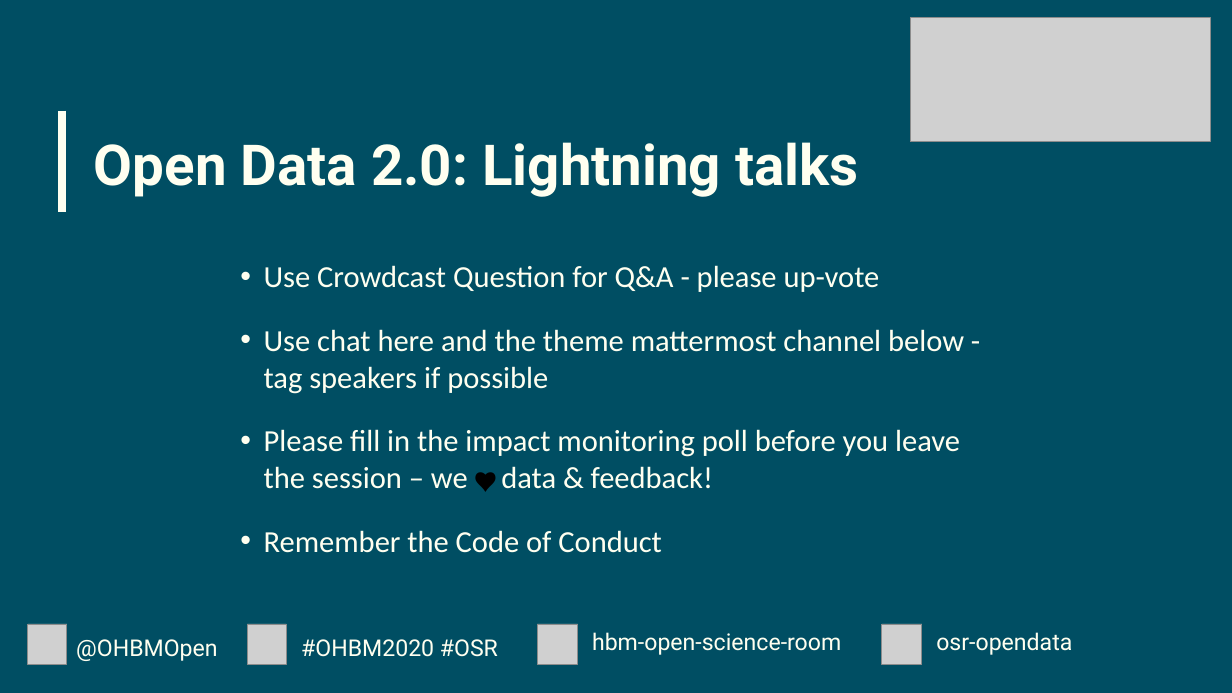
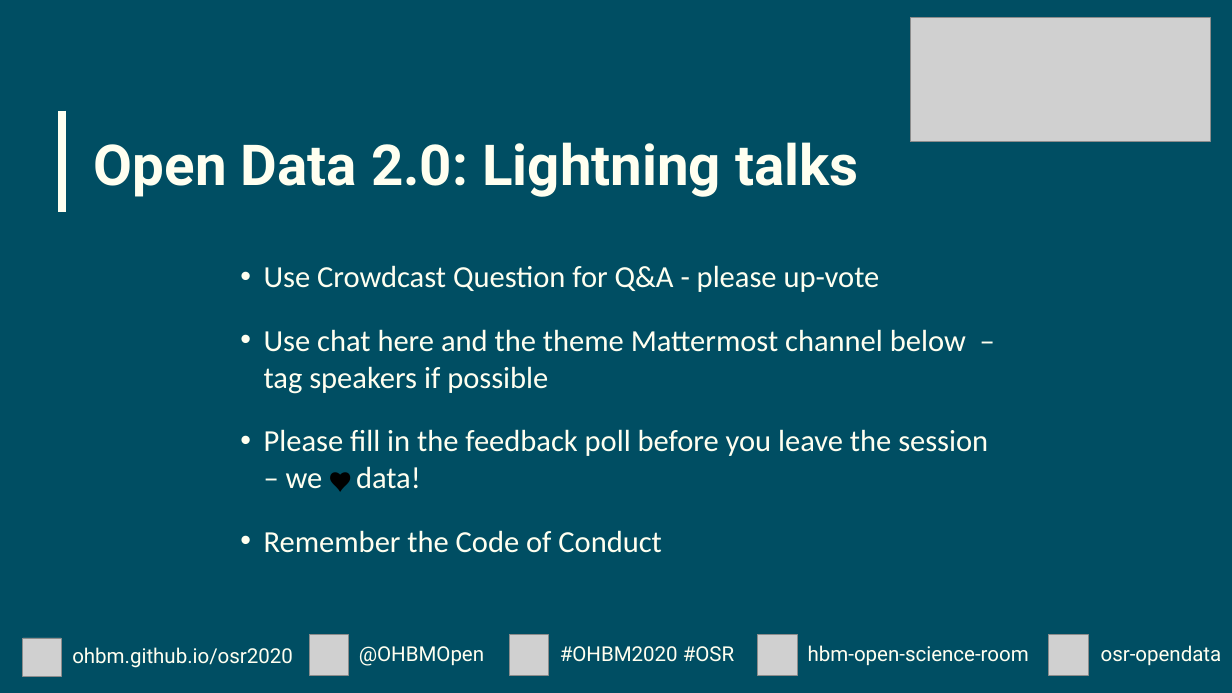
Before and after one commit to ohbm/osr2020, a slide deck: slide 4 of img/IntroSplashScreens.pptx. Drawn at 1232x693 pixels with LibreOffice and Linux fonts; fonts in the diff are those of the drawing; grey boxes stand for pictures. Boxes give left, top, right and bottom in pixels: in the first picture for what was removed or moved away, otherwise in the second. Text is boxed around its words. In the diff, an @@ line names an element or a change of style, - is before the commit and + after.

```diff
--- a/img/IntroSplashScreens.pptx
+++ b/img/IntroSplashScreens.pptx
@@ text at (264, 329, 988, 489): text changed @@
-• Use chat here and the theme mattermost channel below - tag speakers if possible
-• Please fill in the impact monitoring poll before you leave the session – we ♥️ data & feedback!
+• Use chat here and the theme Mattermost channel below – tag speakers if possible
+• Please fill in the feedback poll before you leave the session – we ♥️ data!
@@ picture added at (23, 638, 61, 676) @@
@@ text added at (72, 647, 293, 668), 16 pt, text #FFFFF0 @@
+ohbm.github.io/osr2020
@@ picture: place and size @@
-picture at (248, 624, 287, 665)
+picture at (310, 635, 348, 676)
@@ size 18 to 16 pt; vertical alignment bottom to middle in 4 elements at (1101, 645, 1222, 666), (808, 645, 1029, 666), (560, 646, 734, 662), (359, 646, 484, 666) @@
@@ text "@OHBMOpen": place and size @@
-text "@OHBMOpen" at (76, 639, 217, 661)
+text "@OHBMOpen" at (359, 646, 484, 666)
@@ picture: place and size @@
-picture at (28, 624, 67, 665)
+picture at (509, 635, 548, 676)
@@ text "#OHBM2020 #OSR": place and size @@
-text "#OHBM2020 #OSR" at (301, 639, 498, 657)
+text "#OHBM2020 #OSR" at (560, 646, 734, 662)
@@ picture: place and size @@
-picture at (882, 624, 921, 665)
+picture at (758, 635, 798, 676)
@@ text "hbm-open-science-room": place and size @@
-text "hbm-open-science-room" at (592, 632, 841, 655)
+text "hbm-open-science-room" at (808, 645, 1029, 666)
@@ picture: place and size @@
-picture at (538, 624, 578, 665)
+picture at (1049, 635, 1089, 676)
@@ text "osr-opendata": place and size @@
-text "osr-opendata" at (936, 632, 1072, 655)
+text "osr-opendata" at (1101, 645, 1222, 666)
```
Also in this commit, not shown: 44 other slides changed.
